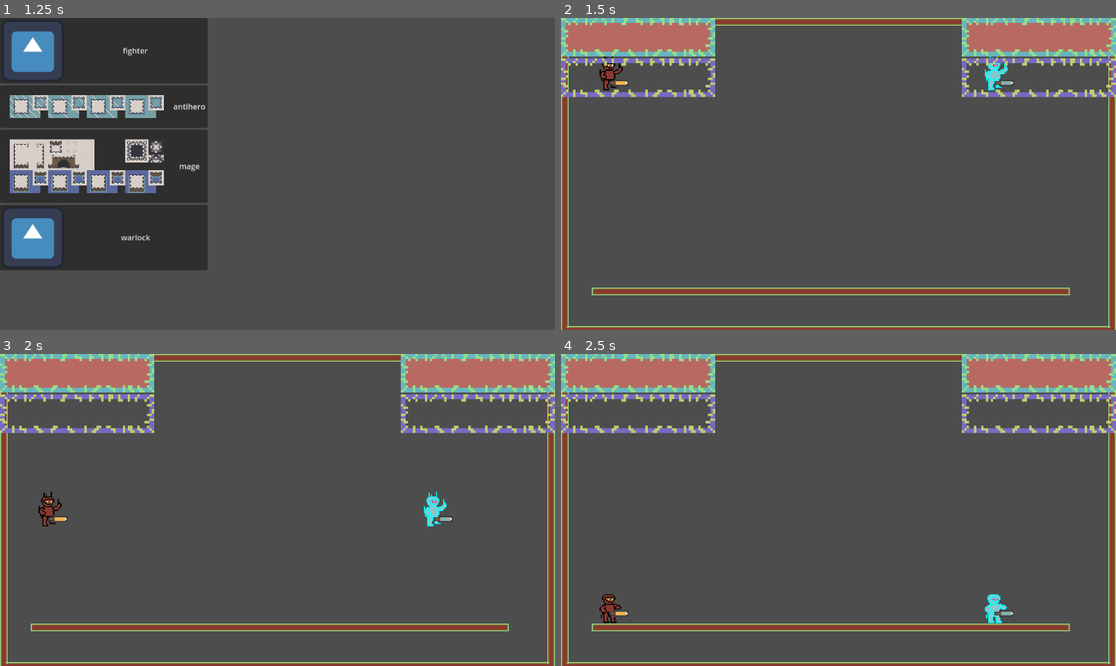
Above: before the commit, frames 1-4 (two rows, left to right).
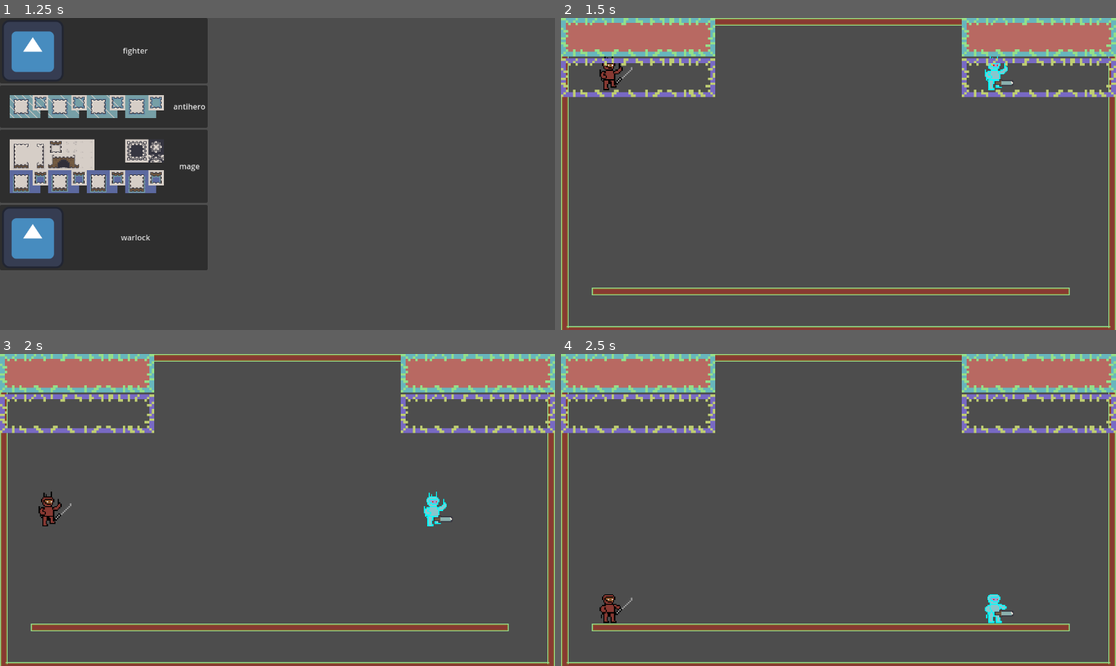
Above: after the commit, the same moments.

Repository: ERMFox/fighting-pixels
Game: Godot game, scene res://Scenes/title.tscn
Two runs of this game, one before a commit and one after it. Both use one fixed random seed, a clock stepped at 60 frames per second and the inputs below.
Inputs (mouse positions are in pixels of both pictures, inside the frame that each line leads up to):
- Up to frame 1 (1.25 s): click (277, 108) at 0.5 s
- Up to frame 2 (1.5 s): click "fighter" at 1.25 s
- Up to frame 3 (2 s): no input
- Up to frame 4 (2.5 s): no input

Frame 1 is identical in both runs. In frame 2, less than 0.1% of the frame differs, in the area x 8-13%, y 15-23%; in frame 3, less than 0.1%, in the area x 8-13%, y 47-55%; in frame 4, less than 0.1%.

Commit message:
now using my own sprites

Diff:
--- a/Scenes/player.tscn
+++ b/Scenes/player.tscn
@@ -1,9 +1,8 @@
-[gd_scene load_steps=49 format=3 uid="uid://kq6ai6u7tl6e"]
+[gd_scene load_steps=47 format=3 uid="uid://kq6ai6u7tl6e"]
 
 [ext_resource type="Script" path="res://scripts/player.gd" id="1_vy2uo"]
 [ext_resource type="Texture2D" uid="uid://bglvqkqgynfqi" path="res://Media/Character/MainFighter.png" id="2_6p8ah"]
-[ext_resource type="Texture2D" uid="uid://drmyu3eis147o" path="res://Media/Placeholders - VIEW READEME/playerSprites_ [version 1.0]/sword_ [gold].png" id="3_lu7nx"]
-[ext_resource type="Texture2D" uid="uid://ytrv130qmtjr" path="res://Media/Placeholders - VIEW READEME/playerSprites_ [version 1.0]/sword_ [shield].png" id="4_6nw82"]
+[ext_resource type="Texture2D" uid="uid://csq4oqkqrw0gm" path="res://Media/Character/Sword.png" id="3_1ceco"]
 
 [sub_resource type="AtlasTexture" id="AtlasTexture_dg613"]
 atlas = ExtResource("2_6p8ah")
@@ -218,67 +217,63 @@
 "speed": 5.0
 }]
 
-[sub_resource type="AtlasTexture" id="AtlasTexture_ad2pt"]
-atlas = ExtResource("3_lu7nx")
-region = Rect2(0, 0, 32, 32)
-
-[sub_resource type="AtlasTexture" id="AtlasTexture_vam34"]
-atlas = ExtResource("4_6nw82")
-region = Rect2(0, 0, 32, 32)
-
-[sub_resource type="AtlasTexture" id="AtlasTexture_rthvd"]
-atlas = ExtResource("3_lu7nx")
-region = Rect2(0, 32, 32, 32)
-
-[sub_resource type="AtlasTexture" id="AtlasTexture_wcpfs"]
-atlas = ExtResource("3_lu7nx")
-region = Rect2(32, 32, 32, 32)
-
-[sub_resource type="AtlasTexture" id="AtlasTexture_q16ht"]
-atlas = ExtResource("3_lu7nx")
-region = Rect2(64, 32, 32, 32)
-
-[sub_resource type="AtlasTexture" id="AtlasTexture_2yyut"]
-atlas = ExtResource("3_lu7nx")
-region = Rect2(96, 32, 32, 32)
-
-[sub_resource type="AtlasTexture" id="AtlasTexture_lys52"]
-atlas = ExtResource("3_lu7nx")
-region = Rect2(0, 64, 32, 32)
-
-[sub_resource type="AtlasTexture" id="AtlasTexture_bugey"]
-atlas = ExtResource("3_lu7nx")
-region = Rect2(32, 64, 32, 32)
-
-[sub_resource type="AtlasTexture" id="AtlasTexture_v2uly"]
-atlas = ExtResource("3_lu7nx")
-region = Rect2(64, 64, 32, 32)
-
-[sub_resource type="AtlasTexture" id="AtlasTexture_1jsn1"]
-atlas = ExtResource("3_lu7nx")
-region = Rect2(96, 64, 32, 32)
-
-[sub_resource type="AtlasTexture" id="AtlasTexture_ktn6b"]
-atlas = ExtResource("4_6nw82")
-region = Rect2(0, 32, 32, 32)
-
-[sub_resource type="AtlasTexture" id="AtlasTexture_2uic1"]
-atlas = ExtResource("4_6nw82")
-region = Rect2(32, 32, 32, 32)
-
-[sub_resource type="AtlasTexture" id="AtlasTexture_k825n"]
-atlas = ExtResource("4_6nw82")
-region = Rect2(64, 32, 32, 32)
-
-[sub_resource type="AtlasTexture" id="AtlasTexture_vb7ld"]
-atlas = ExtResource("4_6nw82")
-region = Rect2(96, 32, 32, 32)
+[sub_resource type="AtlasTexture" id="AtlasTexture_6v8n0"]
+atlas = ExtResource("3_1ceco")
+region = Rect2(0, 0, 16, 16)
+
+[sub_resource type="AtlasTexture" id="AtlasTexture_lmn7j"]
+atlas = ExtResource("3_1ceco")
+region = Rect2(16, 0, 16, 16)
+
+[sub_resource type="AtlasTexture" id="AtlasTexture_653n1"]
+atlas = ExtResource("3_1ceco")
+region = Rect2(32, 0, 16, 16)
+
+[sub_resource type="AtlasTexture" id="AtlasTexture_w7y00"]
+atlas = ExtResource("3_1ceco")
+region = Rect2(48, 0, 16, 16)
+
+[sub_resource type="AtlasTexture" id="AtlasTexture_fhs1e"]
+atlas = ExtResource("3_1ceco")
+region = Rect2(64, 0, 16, 16)
+
+[sub_resource type="AtlasTexture" id="AtlasTexture_p7o3l"]
+atlas = ExtResource("3_1ceco")
+region = Rect2(80, 0, 16, 16)
+
+[sub_resource type="AtlasTexture" id="AtlasTexture_0r41w"]
+atlas = ExtResource("3_1ceco")
+region = Rect2(96, 0, 16, 16)
+
+[sub_resource type="AtlasTexture" id="AtlasTexture_t3cb1"]
+atlas = ExtResource("3_1ceco")
+region = Rect2(112, 0, 16, 16)
+
+[sub_resource type="AtlasTexture" id="AtlasTexture_tmwq0"]
+atlas = ExtResource("3_1ceco")
+region = Rect2(128, 0, 16, 16)
+
+[sub_resource type="AtlasTexture" id="AtlasTexture_w17jj"]
+atlas = ExtResource("3_1ceco")
+region = Rect2(144, 0, 16, 16)
+
+[sub_resource type="AtlasTexture" id="AtlasTexture_vb3uj"]
+atlas = ExtResource("3_1ceco")
+region = Rect2(160, 0, 16, 16)
+
+[sub_resource type="AtlasTexture" id="AtlasTexture_a1xje"]
+atlas = ExtResource("3_1ceco")
+region = Rect2(176, 0, 16, 16)
+
+[sub_resource type="AtlasTexture" id="AtlasTexture_2n1hj"]
+atlas = ExtResource("3_1ceco")
+region = Rect2(192, 0, 16, 16)
 
 [sub_resource type="SpriteFrames" id="SpriteFrames_jqbx6"]
 animations = [{
 "frames": [{
 "duration": 1.0,
-"texture": SubResource("AtlasTexture_ad2pt")
+"texture": SubResource("AtlasTexture_6v8n0")
 }],
 "loop": false,
 "name": &"Default",
@@ -286,7 +281,7 @@
 }, {
 "frames": [{
 "duration": 1.0,
-"texture": SubResource("AtlasTexture_vam34")
+"texture": SubResource("AtlasTexture_lmn7j")
 }],
 "loop": false,
 "name": &"Defend",
@@ -294,16 +289,16 @@
 }, {
 "frames": [{
 "duration": 1.0,
-"texture": SubResource("AtlasTexture_rthvd")
-}, {
-"duration": 1.0,
-"texture": SubResource("AtlasTexture_wcpfs")
-}, {
-"duration": 1.0,
-"texture": SubResource("AtlasTexture_q16ht")
-}, {
-"duration": 1.0,
-"texture": SubResource("AtlasTexture_2yyut")
+"texture": SubResource("AtlasTexture_653n1")
+}, {
+"duration": 1.0,
+"texture": SubResource("AtlasTexture_w7y00")
+}, {
+"duration": 1.0,
+"texture": SubResource("AtlasTexture_fhs1e")
+}, {
+"duration": 1.0,
+"texture": SubResource("AtlasTexture_p7o3l")
 }],
 "loop": false,
 "name": &"Heavy",
@@ -311,16 +306,13 @@
 }, {
 "frames": [{
 "duration": 1.0,
-"texture": SubResource("AtlasTexture_lys52")
-}, {
-"duration": 1.0,
-"texture": SubResource("AtlasTexture_bugey")
-}, {
-"duration": 1.0,
-"texture": SubResource("AtlasTexture_v2uly")
-}, {
-"duration": 1.0,
-"texture": SubResource("AtlasTexture_1jsn1")
+"texture": SubResource("AtlasTexture_0r41w")
+}, {
+"duration": 1.0,
+"texture": SubResource("AtlasTexture_t3cb1")
+}, {
+"duration": 1.0,
+"texture": SubResource("AtlasTexture_tmwq0")
 }],
 "loop": false,
 "name": &"Light",
@@ -328,16 +320,16 @@
 }, {
 "frames": [{
 "duration": 1.0,
-"texture": SubResource("AtlasTexture_ktn6b")
-}, {
-"duration": 1.0,
-"texture": SubResource("AtlasTexture_2uic1")
-}, {
-"duration": 1.0,
-"texture": SubResource("AtlasTexture_k825n")
-}, {
-"duration": 1.0,
-"texture": SubResource("AtlasTexture_vb7ld")
+"texture": SubResource("AtlasTexture_w17jj")
+}, {
+"duration": 1.0,
+"texture": SubResource("AtlasTexture_vb3uj")
+}, {
+"duration": 1.0,
+"texture": SubResource("AtlasTexture_a1xje")
+}, {
+"duration": 1.0,
+"texture": SubResource("AtlasTexture_2n1hj")
 }],
 "loop": false,
 "name": &"Special",
@@ -369,13 +361,14 @@
 [node name="Attacks" type="AnimatedSprite2D" parent="."]
 texture_filter = 1
 position = Vector2(0, 20)
+scale = Vector2(3, 3)
+sprite_frames = SubResource("SpriteFrames_jqbx6")
+animation = &"Special"
+offset = Vector2(10, -5)
+
+[node name="Slash" type="Area2D" parent="Attacks"]
 rotation = 1.5708
-scale = Vector2(2, 2)
-sprite_frames = SubResource("SpriteFrames_jqbx6")
-animation = &"Defend"
-offset = Vector2(0, -10)
-
-[node name="Slash" type="Area2D" parent="Attacks"]
+scale = Vector2(0.666667, 0.666667)
 collision_layer = 2
 collision_mask = 2
 
@@ -385,14 +378,18 @@
 polygon = PackedVector2Array(-10.5, 10.5, -10.5, -10.5, -4.5897e-07, -10.5, 10, -4.37114e-07, 4.5897e-07, 10.5)
 
 [node name="Thrust" type="Area2D" parent="Attacks"]
+rotation = 1.5708
+scale = Vector2(0.666667, 0.666667)
 collision_layer = 2
 collision_mask = 2
 
 [node name="CollisionShape2D" type="CollisionShape2D" parent="Attacks/Thrust"]
-position = Vector2(-0.500067, -18.5)
+position = Vector2(-6.50007, -18.5)
 shape = SubResource("RectangleShape2D_1yt7t")
 
 [node name="Bash" type="Area2D" parent="Attacks"]
+rotation = 1.5708
+scale = Vector2(0.666667, 0.666667)
 collision_layer = 2
 collision_mask = 2
 
--- a/scripts/player.gd
+++ b/scripts/player.gd
@@ -23,7 +23,7 @@
 var thrust_area
 var bash_area
 var lock: bool = false
-
+var flipped_right: bool = false
 var death_lock: bool = false
 
 
@@ -86,12 +86,16 @@
 			sprite.play("Running")
 		facing_direction = Vector2(direction, 0)
 		sprite.flip_h = direction < 0
-		if direction > 0:
-			weapon_shield.rotation_degrees = 90
+		if direction > 0 and flipped_right == true:
+			weapon_shield.scale.x = -weapon_shield.scale.x
 			weapon_shield.flip_h = false
-		else:
-			weapon_shield.rotation_degrees = -90
+			flipped_right = false
+			print("going right")
+		elif direction < 0 and not flipped_right:
+			weapon_shield.scale.x = -weapon_shield.scale.x
 			weapon_shield.flip_h = true
+			flipped_right = true
+			print("going left")
 	else:
 		velocity.x = move_toward(velocity.x, 0, SPEED)
 
Binary file added: Media/Aseprite/Sprite-0001.aseprite
Binary file added: Media/Character/Sword.png
Not shown, added: Media/Character/Sword.png.import
Binary file added: Media/Character/Sword2.png
Not shown, added: Media/Character/Sword2.png.import
